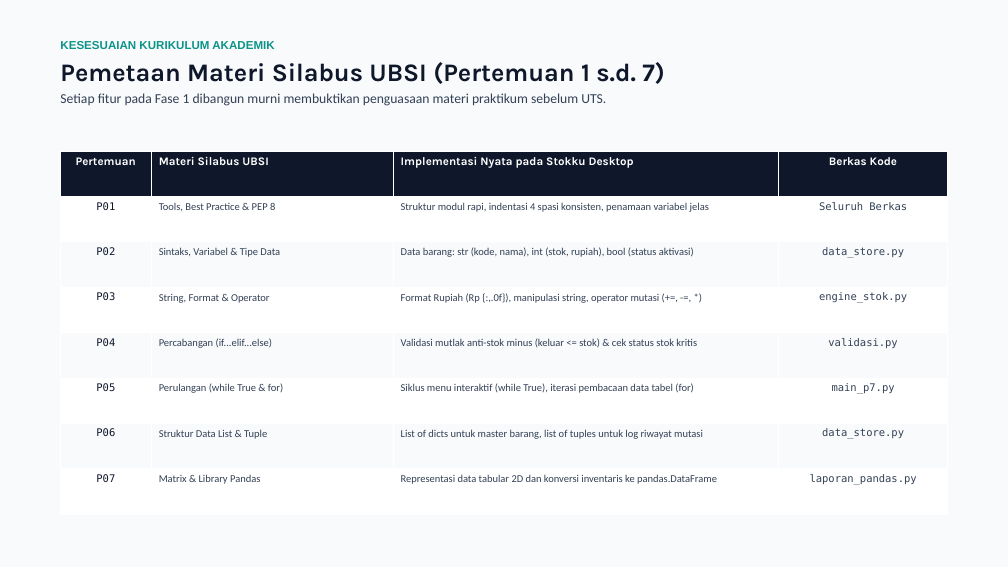
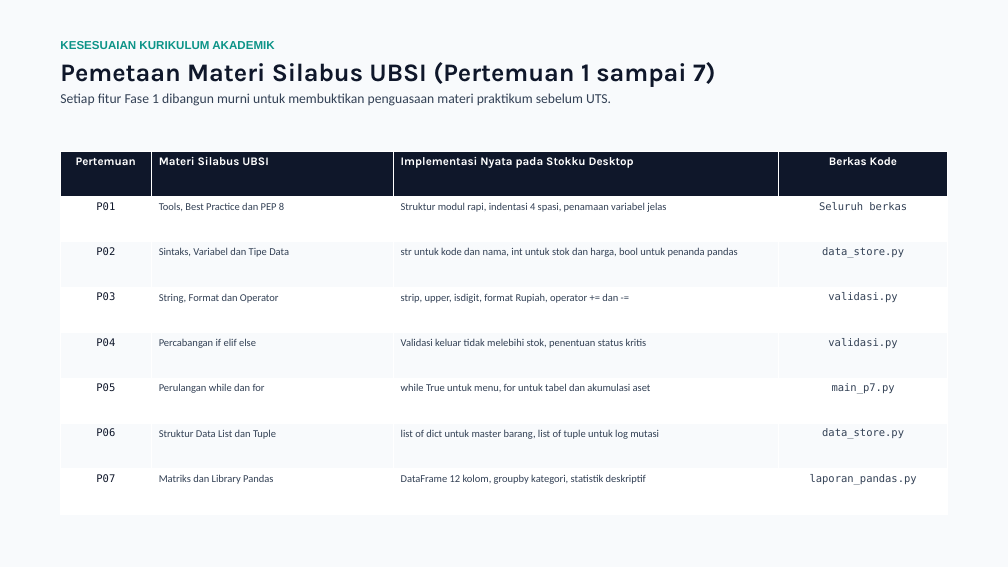
Before and after one commit to Curzyori/Stokku-Desktop, a slide deck: slide 4 of docs/presentasi/STOKKU_DESKTOP_PROGRES_P7.pptx (slide 3 before the commit). Drawn at 1008x567 pixels with LibreOffice and Linux fonts; fonts in the diff are those of the drawing. Boxes give left, top, right and bottom in pixels: in the first picture for what was removed or moved away, otherwise in the second. Text is boxed around its words. In the diff, an @@ line names an element or a change of style, - is before the commit and + after.

```diff
--- a/docs/presentasi/STOKKU_DESKTOP_PROGRES_P7.pptx
+++ b/docs/presentasi/STOKKU_DESKTOP_PROGRES_P7.pptx
@@ text at box(60, 62, 716, 106): text changed @@
-Pemetaan Materi Silabus UBSI (Pertemuan 1 s.d. 7)
-Setiap fitur pada Fase 1 dibangun murni membuktikan penguasaan materi praktikum sebelum UTS.
+Pemetaan Materi Silabus UBSI (Pertemuan 1 sampai 7)
+Setiap fitur Fase 1 dibangun murni untuk membuktikan penguasaan materi praktikum sebelum UTS.
@@ table at box(60, 151, 948, 514) @@
-row 2: P01 | Tools, Best Practice & PEP 8 | Struktur modul rapi, indentasi 4 spasi konsisten, penamaan variabel jelas | Seluruh Berkas
+row 2: P01 | Tools, Best Practice dan PEP 8 | Struktur modul rapi, indentasi 4 spasi, penamaan variabel jelas | Seluruh berkas
-row 3, column 2: Sintaks, Variabel & Tipe Data
+row 3, column 2: Sintaks, Variabel dan Tipe Data
-row 3, column 3: Data barang: str (kode, nama), int (stok, rupiah), bool (status aktivasi)
+row 3, column 3: str untuk kode dan nama, int untuk stok dan harga, bool untuk penanda pandas
-row 4: P03 | String, Format & Operator | Format Rupiah (Rp {:,.0f}), manipulasi string, operator mutasi (+=, -=, *) | engine_stok.py
+row 4: P03 | String, Format dan Operator | strip, upper, isdigit, format Rupiah, operator += dan -= | validasi.py
-row 5, column 2: Percabangan (if...elif...else)
+row 5, column 2: Percabangan if elif else
-row 5, column 3: Validasi mutlak anti-stok minus (keluar <= stok) & cek status stok kritis
+row 5, column 3: Validasi keluar tidak melebihi stok, penentuan status kritis
-row 6, column 2: Perulangan (while True & for)
+row 6, column 2: Perulangan while dan for
-row 6, column 3: Siklus menu interaktif (while True), iterasi pembacaan data tabel (for)
+row 6, column 3: while True untuk menu, for untuk tabel dan akumulasi aset
-row 7, column 2: Struktur Data List & Tuple
+row 7, column 2: Struktur Data List dan Tuple
-row 7, column 3: List of dicts untuk master barang, list of tuples untuk log riwayat mutasi
+row 7, column 3: list of dict untuk master barang, list of tuple untuk log mutasi
-row 8, column 2: Matrix & Library Pandas
+row 8, column 2: Matriks dan Library Pandas
-row 8, column 3: Representasi data tabular 2D dan konversi inventaris ke pandas.DataFrame
+row 8, column 3: DataFrame 12 kolom, groupby kategori, statistik deskriptif
```
Also in this commit, not shown: 7 other slides changed, 2 slides added, 7 other files.
